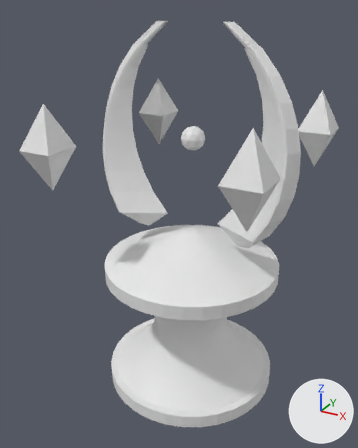
The FBX model Assets/Prefabs/Towers/Components/Tower_Mystic.fbx as it was, and as the next commit left it.
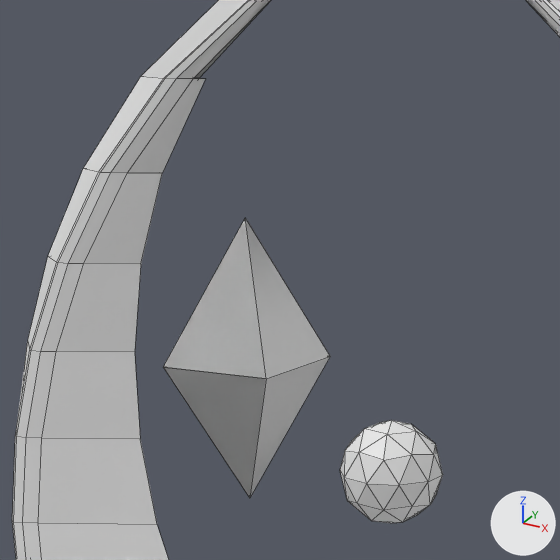
Each version is shown whole from a 50 mm lens placed at (1.8, -3.5, 3.27), pointed at (-0.09, -0.07, 1.55), then close up on the part from 28% to 65% of the width and 6% to 36% of the height. The lights are fixed; the arrows at lower right show +X, +Y and +Z. The close-ups show mesh edges as thin lines. Where no turn or scale is listed for an object, it has been applied to the vertices. Vertices at the same position are counted once.

In view in the first close-up: 'Arms', 'Crystal2', 'FocalPoint'.
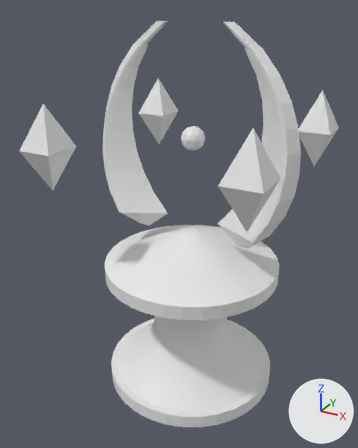
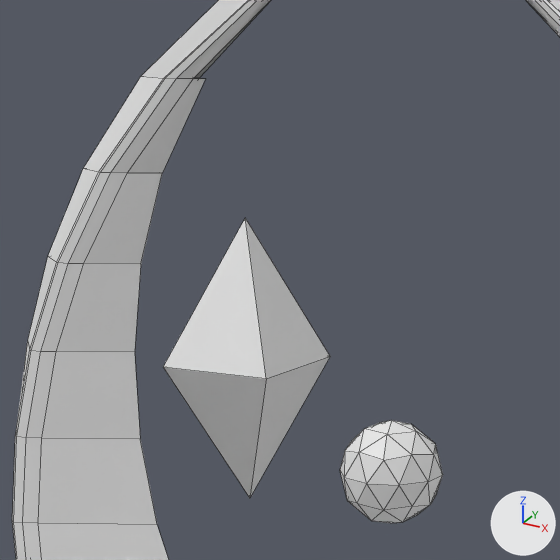
Location of each change, [x1, y1, x2, y2] in pixels of the close-ups (560 x 560 px):
'Crystal2', reshaped (not visible afterwards)
    before: [163, 218, 330, 498]
'Crystal4', unchanged, uncovered by the edit
    after: [163, 218, 330, 498]

Patch to the scene script:
```diff
--- a/Assets/Prefabs/Towers/Components/Tower_Mystic.fbx.py
+++ b/Assets/Prefabs/Towers/Components/Tower_Mystic.fbx.py
@@ me_cube_005 @@
 me_cube_005.from_pydata(...)  # 10 vertices, 16 faces; spans x -0.141..0.141, y -0.153..0.153, z -0.333..0.333
 # used by ob_crystal2; location = (-0.8, 0.8, 2.294)
 # verts and faces of me_cube_005; kept vertices keep their numbers, new ones are numbered from 10
 # before: 4 (0.141, -0.153, 0.0) at pixel (266, 378), 5 (-0.141, -0.153, 0.0) at pixel (163, 367), 6 (0.141, 0.153, 0.0) at pixel (330, 356), 7 (-0.141, 0.153, 0.0), 8 (0.0, 0.0, 0.333) at pixel (245, 217)
 # before: 9 (0.0, 0.0, -0.333) at pixel (249, 498)
+# me_cube_005 part 1
+delete_vertices([*range(4, 8)])  # with the faces that use them
 me_cube_005.materials.append(mat_tower_mystic)
```
